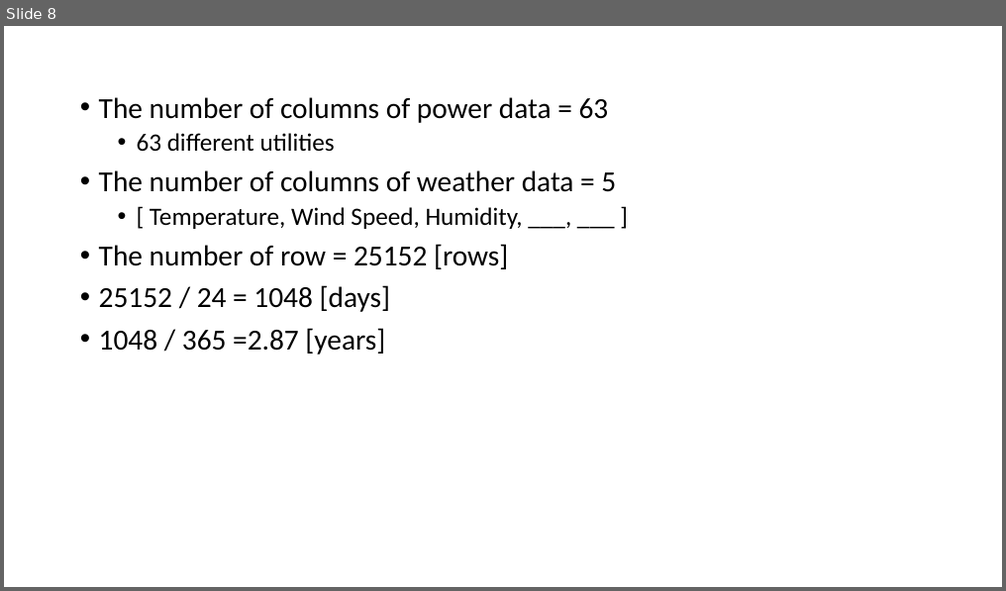
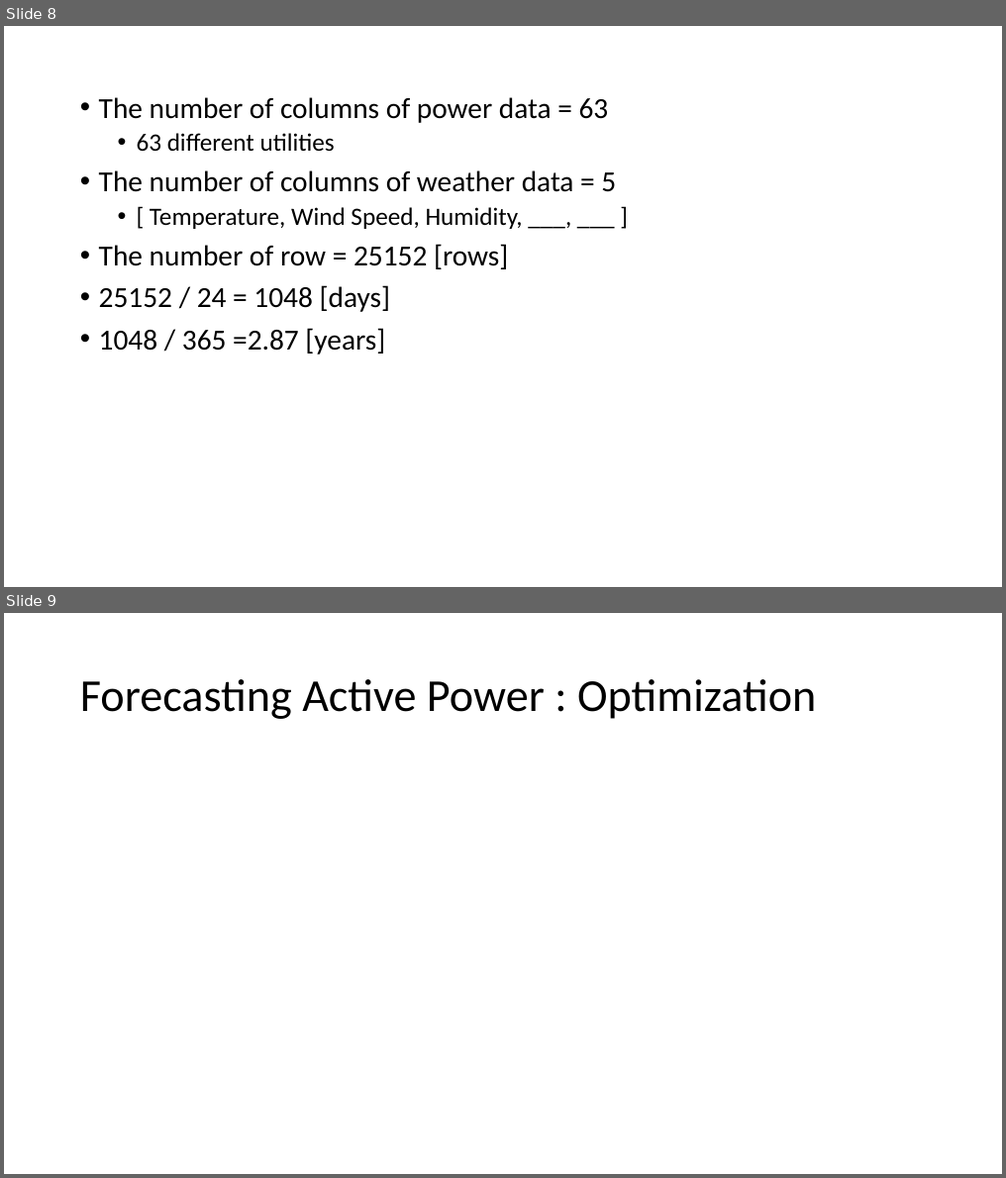
Before and after one commit to jhyun0919/Forecasting_Time_Varying_Reactive_Power_Load_of_Power_Systems, a slide deck: etc/figures.pptx. Shown one above the other, each under a label of ours: slide 8 before the commit, slides 8 and 9 after it. The pictures are 1006x591 and 1006x1178 pixels, drawn with LibreOffice and Linux fonts; fonts in the diff are those of the drawing. Boxes give left, top, right and bottom in pixels: in the first picture for what was removed or moved away, otherwise in the second. Text is boxed around its words. In the diff, an @@ line names an element or a change of style, - is before the commit and + after.

```diff
--- a/etc/figures.pptx
+++ b/etc/figures.pptx
@@ slide 9 added at box(4, 613, 1002, 1174), background #FFFFFF @@
@@ title added at box(80, 679, 816, 719), 44 pt, text #000000 @@
+Forecasting Active Power : Optimization
```
Also in this commit, not shown: 5 other slides added.
